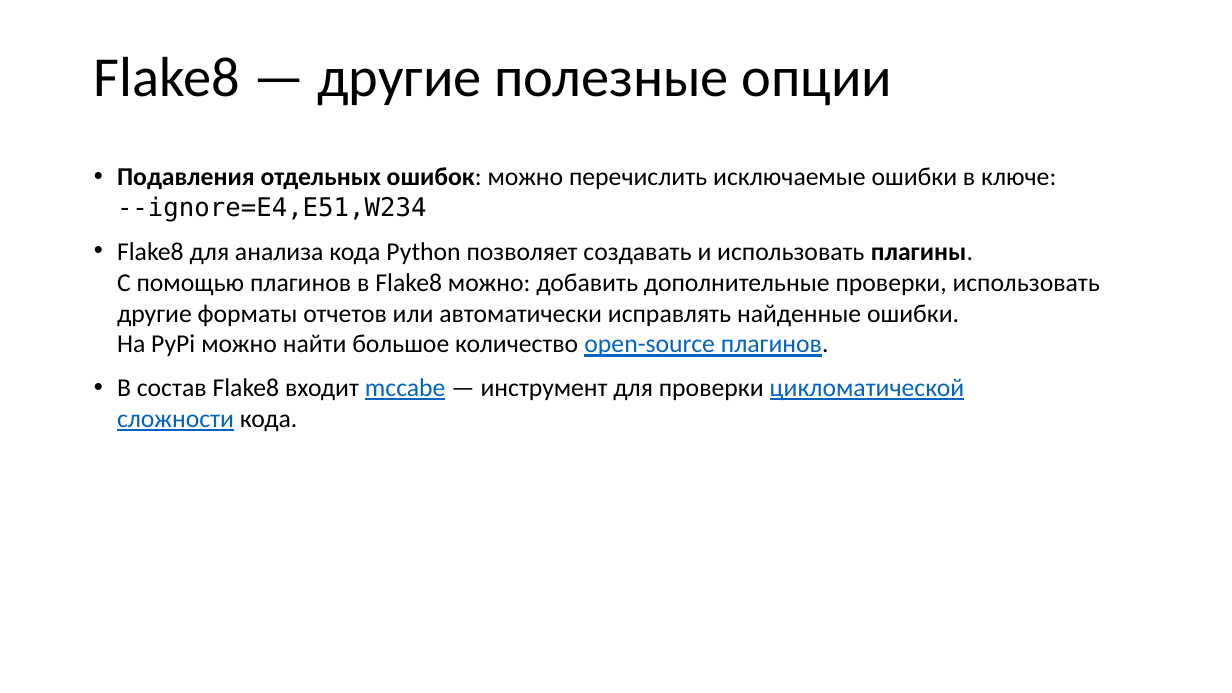
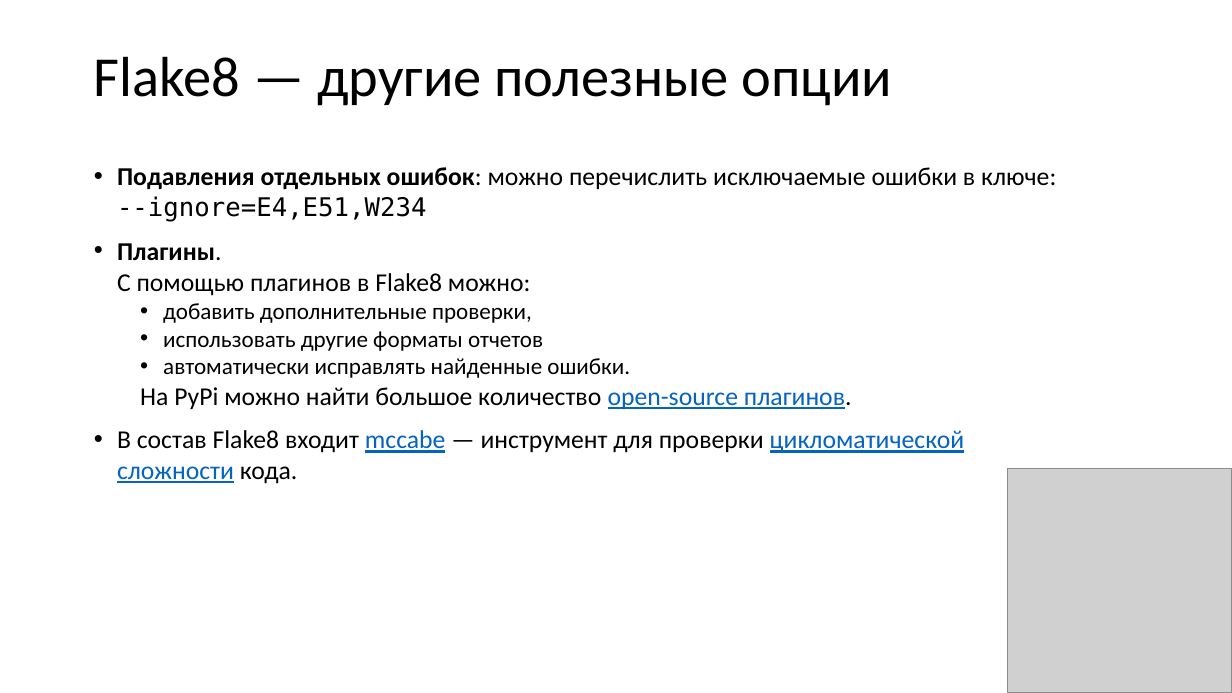
Before and after one commit to xtrueman/prog_instruments, a slide deck: slide 35 of presentations/StaticAnalysers.pptx (slide 34 before the commit). Drawn at 1232x693 pixels with LibreOffice and Linux fonts; fonts in the diff are those of the drawing; grey boxes stand for pictures. Boxes give left, top, right and bottom in pixels: in the first picture for what was removed or moved away, otherwise in the second. Text is boxed around its words. In the diff, an @@ line names an element or a change of style, - is before the commit and + after.

```diff
--- a/presentations/StaticAnalysers.pptx
+++ b/presentations/StaticAnalysers.pptx
@@ text at [117,243,852,409]: text changed; size 20 to 18 pt @@
-• Flake8 для анализа кода Python позволяет создавать и использовать плагины.
-  С помощью плагинов в Flake8 можно: добавить дополнительные проверки, использовать другие форматы отчетов или автоматически исправлять найденные ошибки.
-  На PyPi можно найти большое количество open-source плагинов.
+• Плагины.
+  С помощью плагинов в Flake8 можно:
+  • добавить дополнительные проверки,
+  • использовать другие форматы отчетов
+  • автоматически исправлять найденные ошибки.
+  На PyPi можно найти большое количество open-source плагинов.
@@ picture added at [1007,469,1232,693] @@
```
Also in this commit, not shown: 41 other slides changed, 12 slides added, 2 slides removed.
